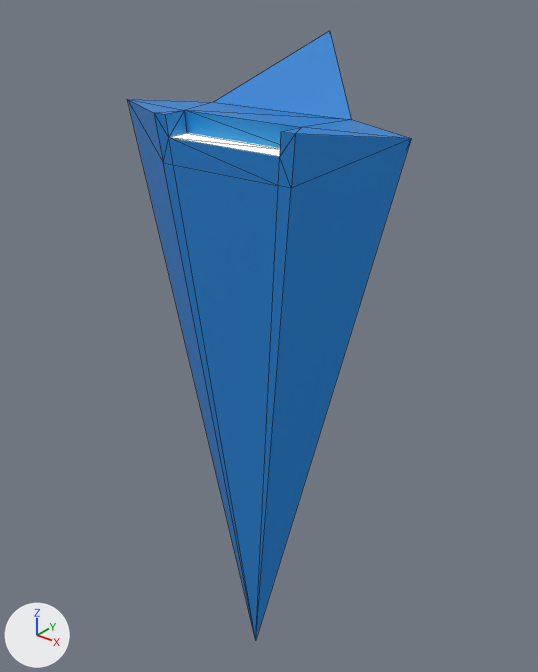
An edit to the COLLADA model resources/models/simple_craft.dae, drawn before and after from the same camera.
The view is the same before and after, from a 50 mm lens placed at (2.72, -3.23, 2.7), pointed at (-0.13, 0.33, 0.49). Lighting does not change. The marker at lower left points along +X, +Y and +Z. Mesh edges are drawn as thin lines.
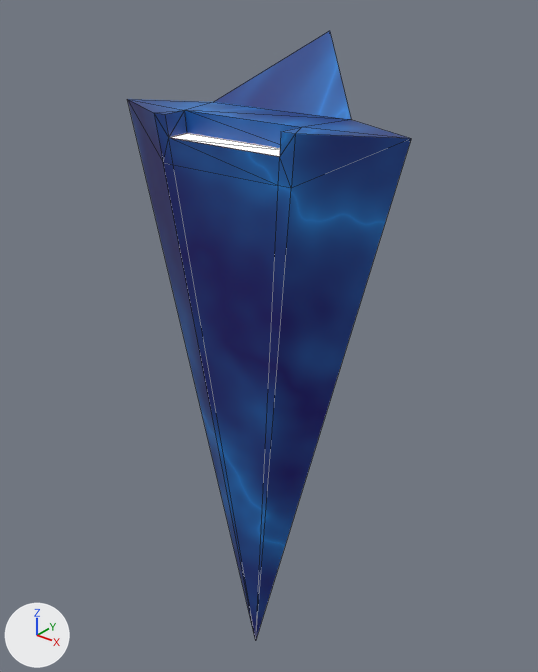
The change, as a diff of the scene's bpy script:
```diff
--- a/resources/models/simple_craft.dae.py
+++ b/resources/models/simple_craft.dae.py
@@ img_hull_texture_bmp @@
+img_hull_texture_bmp = load_image('Hull_Texture.bmp', '../textures/Hull_Texture.bmp', 1024, 1024, 'sRGB')
@@ mat_hull @@
 mat_hull = principled_material('Hull')
-mat_hull.base_color = (0.0128, 0.218, 0.64)  # blue #1e81d1
+mat_hull.texture = img_hull_texture_bmp
 mat_hull.roughness = 0.44
@@ me_cone @@
 # used by ob_cone; location = (0.0, 0.0, 0.0)
 # verts and faces of me_cone; kept vertices keep their numbers, new ones are numbered from 22
 # before: 0 (1.0, 0.0, 2.0) at pixel (411, 138), 1 (0.0, 0.0, -2.0) at pixel (255, 640), 3 (-1.0, 0.0, 2.0) at pixel (127, 99), 8 (0.0, 0.25, 0.0), 9 (0.0, 0.37, 1.0)
 # before: 12 (-0.41, -0.08, 1.87) at pixel (187, 133), 13 (0.41, -0.08, 1.87), 18 (0.4, -0.24, 1.87) at pixel (279, 156), 19 (-0.4, -0.24, 1.87) at pixel (168, 137)
-me_cone.from_pydata(...)  # 22 vertices, 40 faces; spans x -1.0..1.0, y -0.25..0.75, z -2.0..2.4
+me_cone.from_pydata(...)  # 21 vertices, 36 faces; spans x -1.0..1.0, y -0.25..0.75, z -2.0..2.4
+# me_cone part 1
+delete_vertices([8])  # with the faces that use them
+delete_faces([(12, 19, 13), (13, 19, 18)])
+faces += [(1, 3, 9), (0, 1, 9)]
+# me_cone part 2: 34 kept faces spanning x -1.0..1.0, y -0.25..0.75, z -2.0..2.4 get new texture (UV) coordinates
 me_cone.materials.append(mat_hull)
-me_cone.materials.append(mat_engine)  # green #28d120
```

What differs and where, as boxes [x1, y1, x2, y2] in the pictures (538 x 672 px):
'Cone', surface changed, recoloured, reshaped
    both: [127, 31, 411, 641]
'Engine', now drawn
    after: [169, 133, 280, 157]
part 1 of me_cone, cut back
    before: [169, 133, 280, 157]
part 2 of me_cone, surface changed
    both: [127, 31, 411, 641]
